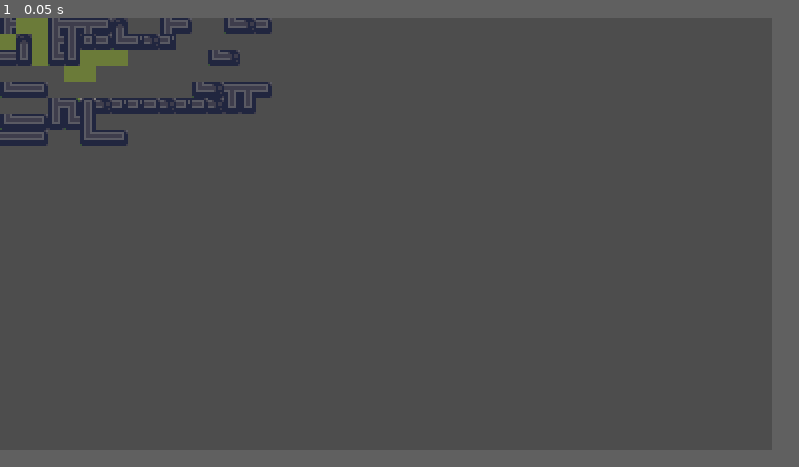
Above: before the commit, frame 1.
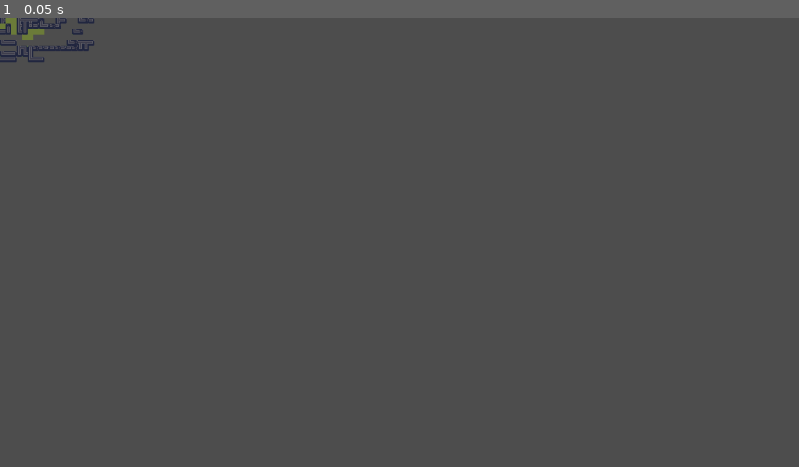
Above: after the commit, the same moment.

Repository: Lysquid/GMTK-2023
Game: Godot game, scene res://src/main.tscn
Two runs of this game, one before a commit and one after it. Both use one fixed random seed, a clock stepped at 60 frames per second and the inputs below.
Inputs:
- Up to frame 1 (0.05 s): no input
In our replay, the window is 772x432 before the commit and 799x449 after it. These sizes can differ from the game's own. Grey fills any space a smaller window leaves; there, only what the larger window draws over its background counts as a difference.

The runs differ from the first frame. In frame 1, 3.0% of the frame differs, in the area x 0-35%, y 0-29%.

Commit message:
made zombie control

Diff:
--- a/project.godot
+++ b/project.godot
@@ -15,15 +15,15 @@
 config/features=PackedStringArray("4.1", "GL Compatibility")
 config/icon="res://icon.svg"
 
-[display]
+[input]
 
-window/size/viewport_width=386
-window/size/viewport_height=216
-window/size/mode=3
-window/stretch/mode="viewport"
+select={
+"deadzone": 0.5,
+"events": [Object(InputEventMouseButton,"resource_local_to_scene":false,"resource_name":"","device":-1,"window_id":0,"alt_pressed":false,"shift_pressed":false,"ctrl_pressed":false,"meta_pressed":false,"button_mask":0,"position":Vector2(0, 0),"global_position":Vector2(0, 0),"factor":1.0,"button_index":1,"canceled":false,"pressed":false,"double_click":false,"script":null)
+]
+}
 
 [rendering]
 
-textures/canvas_textures/default_texture_filter=0
 renderer/rendering_method="gl_compatibility"
 renderer/rendering_method.mobile="gl_compatibility"
--- /dev/null
+++ b/src/entities/zombie.gd
@@ -0,0 +1,46 @@
+extends CharacterBody2D
+
+const SPEED: float = 40
+const ARROW_DIST: float = 20
+
+var direction: Vector2 = Vector2(1, 0)
+var mouse_on_zombie: bool = false
+var selected: bool = false
+
+
+func _ready():
+	pass # Replace with function body.
+
+
+func get_dir():
+	var mouse_pos = get_viewport().get_mouse_position()
+
+	return (mouse_pos - position).normalized()
+
+
+func _process(delta):
+	$Arrow.visible = selected
+
+	if selected:
+		var dir = get_dir()
+		$Arrow.position = dir * ARROW_DIST
+		var angle = $Arrow.get_angle_to(position + dir * 2 * ARROW_DIST)
+		$Arrow.rotate(angle)
+
+		if Input.is_action_just_pressed("select"):
+			selected = false
+			direction = dir
+			print(direction)
+	else:
+		if Input.is_action_just_pressed("select") and mouse_on_zombie:
+			selected = true
+
+	move_and_collide(direction * SPEED * delta)
+
+
+func _on_area_2d_mouse_entered():
+	mouse_on_zombie = true
+
+
+func _on_area_2d_mouse_exited():
+	mouse_on_zombie = false
--- a/src/entities/zombie.tscn
+++ b/src/entities/zombie.tscn
@@ -1,8 +1,50 @@
-[gd_scene format=3 uid="uid://d3lvcsjo3xb7y"]
+[gd_scene load_steps=7 format=3 uid="uid://d3lvcsjo3xb7y"]
+
+[ext_resource type="Script" path="res://src/entities/zombie.gd" id="1_tq7vc"]
+[ext_resource type="Texture2D" uid="uid://dqme4d1nsoq0l" path="res://assets/icons/IconsShadow-16.png" id="2_p62so"]
+
+[sub_resource type="CircleShape2D" id="CircleShape2D_pkgcy"]
+radius = 15.1327
+
+[sub_resource type="AtlasTexture" id="AtlasTexture_bf3o1"]
+atlas = ExtResource("2_p62so")
+region = Rect2(128, 32, 16, 16)
+
+[sub_resource type="SpriteFrames" id="SpriteFrames_f4j3r"]
+animations = [{
+"frames": [{
+"duration": 1.0,
+"texture": SubResource("AtlasTexture_bf3o1")
+}],
+"loop": true,
+"name": &"default",
+"speed": 5.0
+}]
+
+[sub_resource type="CircleShape2D" id="CircleShape2D_o7rj1"]
+radius = 16.0
 
 [node name="Zombie" type="CharacterBody2D"]
+script = ExtResource("1_tq7vc")
 
 [node name="CollisionShape2D" type="CollisionShape2D" parent="."]
+shape = SubResource("CircleShape2D_pkgcy")
 
 [node name="AnimatedSprite2D" type="AnimatedSprite2D" parent="."]
-position = Vector2(9, 4)
+sprite_frames = SubResource("SpriteFrames_f4j3r")
+
+[node name="Area2D" type="Area2D" parent="."]
+
+[node name="CollisionShape2D" type="CollisionShape2D" parent="Area2D"]
+shape = SubResource("CircleShape2D_o7rj1")
+
+[node name="Arrow" type="Node2D" parent="."]
+visible = false
+
+[node name="Sprite2D" type="Sprite2D" parent="Arrow"]
+texture = ExtResource("2_p62so")
+region_enabled = true
+region_rect = Rect2(96, 80, 16, 16)
+
+[connection signal="mouse_entered" from="Area2D" to="." method="_on_area_2d_mouse_entered"]
+[connection signal="mouse_exited" from="Area2D" to="." method="_on_area_2d_mouse_exited"]
Binary file added: assets/icons/IconsFlat-16.png
Not shown, added: assets/icons/IconsFlat-16.png.import
Binary file added: assets/icons/IconsShadow-16.png
Not shown, added: assets/icons/IconsShadow-16.png.import
Binary file added: assets/icons/ase/Flat/IconsFlat-16.ase
Binary file added: assets/icons/ase/Flat/IconsFlat-160.ase
Binary file added: assets/icons/ase/Flat/IconsFlat-32.ase
Binary file added: assets/icons/ase/Flat/IconsFlat-64.ase
Binary file added: assets/icons/ase/Shadow/IconsShadow-16.ase
Binary file added: assets/icons/ase/Shadow/IconsShadow-160.ase
Binary file added: assets/icons/ase/Shadow/IconsShadow-32.ase
Binary file added: assets/icons/ase/Shadow/IconsShadow-64.ase
(and 1 more such lines)
